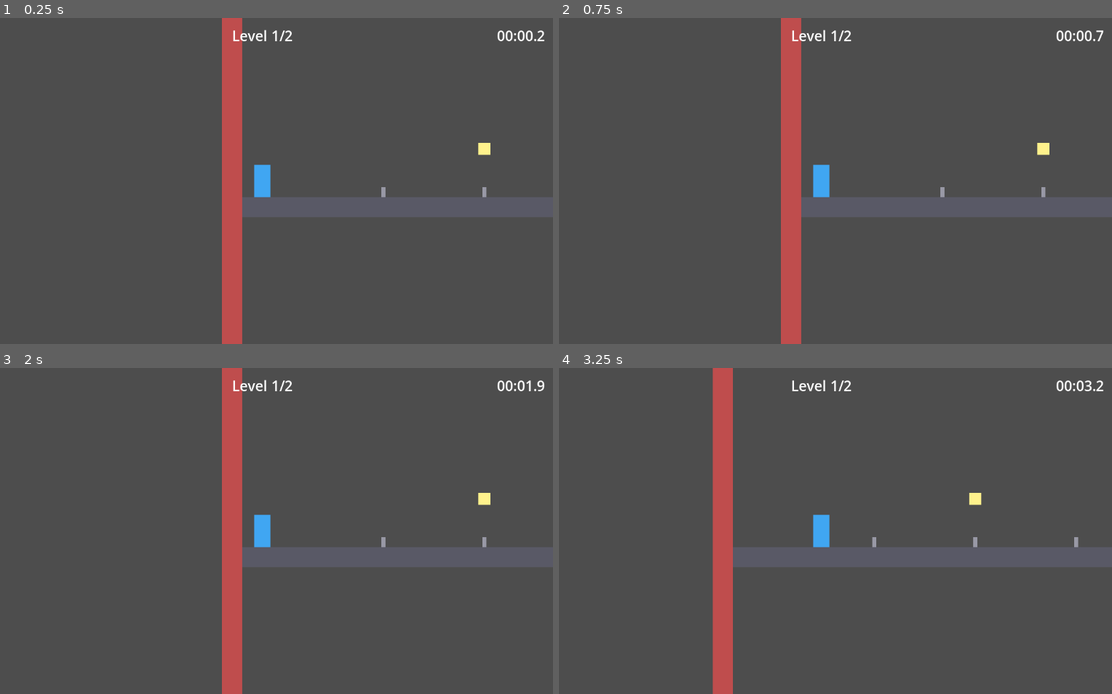
Above: before the commit, frames 1-4 (two rows, left to right).
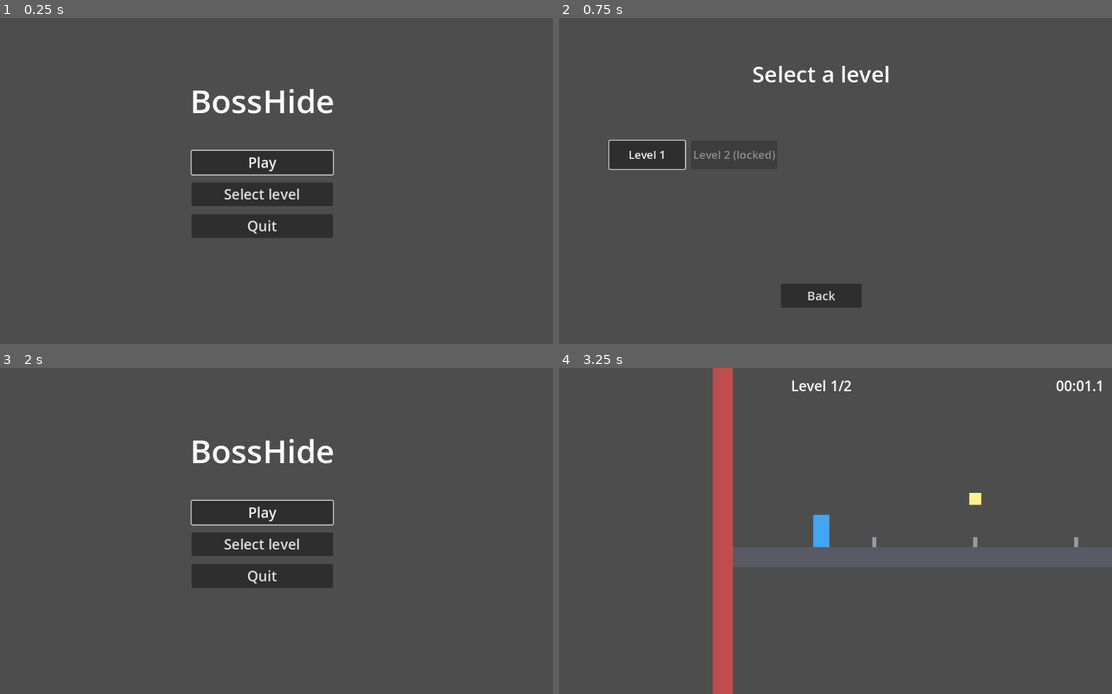
Above: after the commit, the same moments.

Repository: FaresCherif/bosshide
Game: Godot game, scene res://Game.tscn
Same seed, same stepped clock (60 frames per second), same inputs: the game is played once before the commit and once after it.
Inputs (mouse positions are in pixels of both pictures, inside the frame that each line leads up to):
- Up to frame 1 (0.25 s): no input
- Up to frame 2 (0.75 s): click (818, 194) at 0.5 s, where only the run after the commit has a clickable "Select level"
- Up to frame 3 (2 s): click (259, 645) at 1.25 s, where only the run after the commit has a clickable "Back"
- Up to frame 4 (3.25 s): click (818, 511) at 2 s, where only the run after the commit has a clickable "Play"; tap Enter (next_level) at 2.75 s; move the mouse to (951, 514) at 2.77 s; hold Right (move_right) from 2.78 s (still down); hold Enter (next_level) from 2.78 s (still down); click (951, 514) at 2.92 s

The runs differ from the first frame. In frame 1, 12% of the frame differs, in the area x 34-100%, y 0-100%; in frame 2, 10%; in frame 3, 12%; in frame 4, less than 0.1%.

Commit message:
add main menu and level select with session unlocks

Diff:
--- a/Game.tscn
+++ b/Game.tscn
@@ -9,6 +9,7 @@
 layer = 2
 
 [node name="Niveau" type="Label" parent="Interface"]
+visible = false
 anchors_preset = 5
 anchor_left = 0.5
 anchor_right = 0.5
@@ -32,3 +33,104 @@
 text = "All levels done!"
 horizontal_alignment = 1
 vertical_alignment = 1
+
+[node name="MenuPrincipal" type="Control" parent="Interface"]
+anchors_preset = 15
+anchor_right = 1.0
+anchor_bottom = 1.0
+grow_horizontal = 2
+grow_vertical = 2
+
+[node name="Titre" type="Label" parent="Interface/MenuPrincipal"]
+anchors_preset = 5
+anchor_left = 0.5
+anchor_right = 0.5
+offset_left = -300.0
+offset_top = 120.0
+offset_right = 300.0
+offset_bottom = 200.0
+grow_horizontal = 2
+theme_override_font_sizes/font_size = 64
+text = "BossHide"
+horizontal_alignment = 1
+
+[node name="Boutons" type="VBoxContainer" parent="Interface/MenuPrincipal"]
+anchors_preset = 8
+anchor_left = 0.5
+anchor_top = 0.5
+anchor_right = 0.5
+anchor_bottom = 0.5
+offset_left = -140.0
+offset_top = -60.0
+offset_right = 140.0
+offset_bottom = 120.0
+grow_horizontal = 2
+grow_vertical = 2
+theme_override_constants/separation = 16
+
+[node name="Jouer" type="Button" parent="Interface/MenuPrincipal/Boutons"]
+layout_mode = 2
+theme_override_font_sizes/font_size = 28
+text = "Play"
+
+[node name="Choisir" type="Button" parent="Interface/MenuPrincipal/Boutons"]
+layout_mode = 2
+theme_override_font_sizes/font_size = 28
+text = "Select level"
+
+[node name="Quitter" type="Button" parent="Interface/MenuPrincipal/Boutons"]
+layout_mode = 2
+theme_override_font_sizes/font_size = 28
+text = "Quit"
+
+[node name="Selecteur" type="Control" parent="Interface"]
+visible = false
+anchors_preset = 15
+anchor_right = 1.0
+anchor_bottom = 1.0
+grow_horizontal = 2
+grow_vertical = 2
+
+[node name="Titre" type="Label" parent="Interface/Selecteur"]
+anchors_preset = 5
+anchor_left = 0.5
+anchor_right = 0.5
+offset_left = -300.0
+offset_top = 80.0
+offset_right = 300.0
+offset_bottom = 140.0
+grow_horizontal = 2
+theme_override_font_sizes/font_size = 44
+text = "Select a level"
+horizontal_alignment = 1
+
+[node name="Niveaux" type="GridContainer" parent="Interface/Selecteur"]
+anchors_preset = 8
+anchor_left = 0.5
+anchor_top = 0.5
+anchor_right = 0.5
+anchor_bottom = 0.5
+offset_left = -420.0
+offset_top = -80.0
+offset_right = 420.0
+offset_bottom = 80.0
+grow_horizontal = 2
+grow_vertical = 2
+theme_override_constants/h_separation = 12
+theme_override_constants/v_separation = 12
+columns = 5
+
+[node name="Retour" type="Button" parent="Interface/Selecteur"]
+anchors_preset = 7
+anchor_left = 0.5
+anchor_top = 1.0
+anchor_right = 0.5
+anchor_bottom = 1.0
+offset_left = -80.0
+offset_top = -120.0
+offset_right = 80.0
+offset_bottom = -72.0
+grow_horizontal = 2
+grow_vertical = 0
+theme_override_font_sizes/font_size = 24
+text = "Back"
--- a/game/game.gd
+++ b/game/game.gd
@@ -1,42 +1,96 @@
 class_name Game
 extends Node
 
-# Charge les niveaux un par un et cumule leurs scores
+# Menu principal, selecteur de niveau, puis niveaux charges un par un avec leurs scores
+
+enum Screen { MENU, SELECTOR, LEVEL, END }
 
 const LEVELS := ["res://levels/level_01.tscn", "res://levels/level_02.tscn"]
 const LEVEL_NODE_NAME := "Niveau"
-const END_TEXT := "All levels done! Total score: %d\nPress R to play again"
+const END_TEXT := "All levels done! Total score: %d\nR: play again - Esc: level select"
 
 var _sequence := LevelSequence.new(LEVELS)
 var _level: Node = null
+var _screen := Screen.MENU
 
 @onready var _level_label: Label = $Interface/Niveau
 @onready var _end_screen: Label = $Interface/FinDuJeu
+@onready var _menu: Control = $Interface/MenuPrincipal
+@onready var _play_button: Button = $Interface/MenuPrincipal/Boutons/Jouer
+@onready var _select_button: Button = $Interface/MenuPrincipal/Boutons/Choisir
+@onready var _quit_button: Button = $Interface/MenuPrincipal/Boutons/Quitter
+@onready var _selector: Control = $Interface/Selecteur
+@onready var _level_buttons: GridContainer = $Interface/Selecteur/Niveaux
+@onready var _back_button: Button = $Interface/Selecteur/Retour
 
 
 func _ready() -> void:
-	_load_current_level()
+	_play_button.pressed.connect(_on_jouer_pressed)
+	_select_button.pressed.connect(_on_choisir_pressed)
+	_quit_button.pressed.connect(_on_quitter_pressed)
+	_back_button.pressed.connect(_on_retour_pressed)
+	for i in LEVELS.size():
+		var button := Button.new()
+		button.custom_minimum_size = Vector2(150, 56)
+		button.add_theme_font_size_override("font_size", 22)
+		button.pressed.connect(_on_level_button_pressed.bind(i + 1))
+		_level_buttons.add_child(button)
+	_show_menu()
 
 
 func _unhandled_input(event: InputEvent) -> void:
-	if _sequence.is_finished() and event.is_action_pressed("restart"):
-		_sequence.restart_all()
-		_load_current_level()
+	match _screen:
+		Screen.SELECTOR:
+			if event.is_action_pressed("ui_cancel"):
+				_show_menu()
+		Screen.END:
+			if event.is_action_pressed("restart"):
+				_sequence.restart_all()
+				_load_current_level()
+			elif event.is_action_pressed("ui_cancel"):
+				_show_selector()
+
+
+# Un seul ecran visible a la fois
+func _set_screen(screen: Screen) -> void:
+	_screen = screen
+	_menu.visible = screen == Screen.MENU
+	_selector.visible = screen == Screen.SELECTOR
+	_level_label.visible = screen == Screen.LEVEL
+	_end_screen.visible = screen == Screen.END
+
+
+func _show_menu() -> void:
+	_unload_level()
+	_set_screen(Screen.MENU)
+	_play_button.call_deferred("grab_focus")
+
+
+func _show_selector() -> void:
+	_unload_level()
+	_set_screen(Screen.SELECTOR)
+	for i in _level_buttons.get_child_count():
+		var button: Button = _level_buttons.get_child(i)
+		var unlocked := _sequence.is_unlocked(i + 1)
+		button.disabled = not unlocked
+		button.text = "Level %d" % (i + 1) if unlocked else "Level %d (locked)" % (i + 1)
+	_level_buttons.get_child(0).call_deferred("grab_focus")
 
 
 func _load_current_level() -> void:
 	_unload_level()
-	_end_screen.visible = _sequence.is_finished()
-	_level_label.visible = not _sequence.is_finished()
 	if _sequence.is_finished():
+		_set_screen(Screen.END)
 		_end_screen.text = END_TEXT % _sequence.total_score()
 		return
+	_set_screen(Screen.LEVEL)
 	var scene: PackedScene = load(_sequence.current_path())
 	_level = scene.instantiate()
 	_level.name = LEVEL_NODE_NAME
 	_level.succeeded.connect(_on_level_succeeded)
 	_level.restart_requested.connect(_on_level_restart_requested)
 	_level.next_requested.connect(_on_level_next_requested)
+	_level.menu_requested.connect(_on_level_menu_requested)
 	add_child(_level)
 	_level_label.text = "Level %d/%d" % [_sequence.level_number(), _sequence.level_count()]
 
@@ -50,6 +104,28 @@
 	_level = null
 
 
+func _on_jouer_pressed() -> void:
+	_sequence.select(1)
+	_load_current_level()
+
+
+func _on_choisir_pressed() -> void:
+	_show_selector()
+
+
+func _on_quitter_pressed() -> void:
+	get_tree().quit()
+
+
+func _on_retour_pressed() -> void:
+	_show_menu()
+
+
+func _on_level_button_pressed(number: int) -> void:
+	if _sequence.select(number):
+		_load_current_level()
+
+
 func _on_level_succeeded(score: int) -> void:
 	_sequence.record_score(score)
 
@@ -61,3 +137,7 @@
 func _on_level_next_requested() -> void:
 	_sequence.advance()
 	_load_current_level()
+
+
+func _on_level_menu_requested() -> void:
+	_show_selector()
--- a/game/level_sequence.gd
+++ b/game/level_sequence.gd
@@ -4,6 +4,8 @@
 var _paths: Array
 var _index := 0
 var _scores := {}
+# Deblocages de la session : rien n'est sauvegarde a la fermeture
+var _unlocked := 1
 
 
 func _init(paths: Array) -> void:
@@ -30,10 +32,28 @@
 	return _index >= _paths.size()
 
 
-# Rejouer un niveau remplace son score
+func unlocked_count() -> int:
+	return _unlocked
+
+
+func is_unlocked(number: int) -> bool:
+	return number >= 1 and number <= _unlocked
+
+
+# Choisit un niveau debloque (numero a partir de 1) comme niveau courant
+func select(number: int) -> bool:
+	if not is_unlocked(number):
+		return false
+	_index = number - 1
+	return true
+
+
+# Rejouer un niveau remplace son score ; une reussite debloque le niveau suivant
 func record_score(score: int) -> void:
-	if not is_finished():
-		_scores[_index] = score
+	if is_finished():
+		return
+	_scores[_index] = score
+	_unlocked = clampi(_index + 2, _unlocked, _paths.size())
 
 
 func total_score() -> int:
@@ -47,6 +67,7 @@
 	_index = mini(_index + 1, _paths.size())
 
 
+# Revient au niveau 1 et efface les scores, mais garde les deblocages
 func restart_all() -> void:
 	_index = 0
 	_scores.clear()
--- a/level/hud.tscn
+++ b/level/hud.tscn
@@ -11,7 +11,7 @@
 grow_vertical = 2
 theme_override_font_sizes/font_size = 40
 text = "Well done, you made it to the toilets!
-Enter: next level - R: play again"
+Enter: next level - R: play again - Esc: level select"
 horizontal_alignment = 1
 vertical_alignment = 1
 
@@ -24,7 +24,7 @@
 grow_vertical = 2
 theme_override_font_sizes/font_size = 40
 text = "Game over, the manager saw you!
-Press R to play again"
+R: play again - Esc: level select"
 horizontal_alignment = 1
 vertical_alignment = 1
 
--- a/level/level.gd
+++ b/level/level.gd
@@ -6,8 +6,9 @@
 signal succeeded(score: int)
 signal restart_requested
 signal next_requested
-
-const SUCCESS_TEXT := "Well done, you made it to the toilets!\nTime: %s - Score: %d\nEnter: next level - R: play again"
+signal menu_requested
+
+const SUCCESS_TEXT := "Well done, you made it to the toilets!\nTime: %s - Score: %d\nEnter: next level - R: play again - Esc: level select"
 
 var _progress := LevelProgress.new()
 var _door_key := DoorKey.new()
@@ -82,6 +83,8 @@
 		_quiz_input(event)
 	elif _door_code.is_keypad_open():
 		_keypad_input(event)
+	elif event.is_action_pressed("ui_cancel"):
+		menu_requested.emit()
 	elif event.is_action_pressed("restart") and _progress.can_restart():
 		restart_requested.emit()
 	elif event.is_action_pressed("next_level") and _progress.can_continue():
--- a/tests/unit/test_game.gd
+++ b/tests/unit/test_game.gd
@@ -6,6 +6,17 @@
 func _add_game() -> Node:
 	var scene: PackedScene = load(GAME_SCENE_PATH)
 	return add_child_autofree(scene.instantiate())
+
+
+# Appuie sur Play : le jeu demarre sur le menu, sans niveau charge
+func _add_game_playing() -> Node:
+	var game := _add_game()
+	_button(game, "MenuPrincipal/Boutons/Jouer").pressed.emit()
+	return game
+
+
+func _button(game: Node, path: String) -> Button:
+	return game.get_node("Interface/" + path)
 
 
 func _pressed(action: String) -> InputEventAction:
@@ -19,8 +30,8 @@
 	return game.get_node_or_null("Niveau")
 
 
-func test_le_jeu_demarre_au_premier_niveau() -> void:
-	var game := _add_game()
+func test_play_lance_le_premier_niveau() -> void:
+	var game := _add_game_playing()
 	var level := _level(game)
 	assert_not_null(level, "Le jeu doit charger un niveau")
 	assert_eq(level.scene_file_path, Game.LEVELS[0], "Le jeu doit commencer au niveau 1")
@@ -29,7 +40,7 @@
 
 
 func test_les_signaux_du_niveau_sont_connectes() -> void:
-	var game := _add_game()
+	var game := _add_game_playing()
 	var level := _level(game)
 	assert_true(level.succeeded.is_connected(game._on_level_succeeded), "La reussite doit prevenir le jeu")
 	assert_true(level.restart_requested.is_connected(game._on_level_restart_requested), "La relance doit prevenir le jeu")
@@ -37,7 +48,7 @@
 
 
 func test_le_niveau_suivant_est_charge() -> void:
-	var game := _add_game()
+	var game := _add_game_playing()
 	_level(game).next_requested.emit()
 	var level := _level(game)
 	assert_eq(level.scene_file_path, Game.LEVELS[1], "Le niveau 2 doit etre charge")
@@ -46,7 +57,7 @@
 
 
 func test_relancer_recharge_le_meme_niveau() -> void:
-	var game := _add_game()
+	var game := _add_game_playing()
 	var old_level := _level(game)
 	old_level.restart_requested.emit()
 	var level := _level(game)
@@ -62,7 +73,7 @@
 
 
 func test_apres_le_dernier_niveau_l_ecran_de_fin_affiche_le_total() -> void:
-	var game := _add_game()
+	var game := _add_game_playing()
 	_finish_all_levels(game, 300)
 
 	var end_screen: Label = game.get_node("Interface/FinDuJeu")
@@ -72,7 +83,7 @@
 
 
 func test_r_sur_l_ecran_de_fin_revient_au_premier_niveau() -> void:
-	var game := _add_game()
+	var game := _add_game_playing()
 	_finish_all_levels(game, 300)
 
 	game._unhandled_input(_pressed("restart"))
@@ -82,7 +93,120 @@
 
 
 func test_r_pendant_le_jeu_n_est_pas_gere_par_le_jeu() -> void:
-	var game := _add_game()
+	var game := _add_game_playing()
 	var level := _level(game)
 	game._unhandled_input(_pressed("restart"))
 	assert_eq(_level(game), level, "Pendant un niveau, R est gere par le niveau")
+
+
+func _screen(game: Node, screen_name: String) -> Control:
+	return game.get_node("Interface/" + screen_name)
+
+
+func _level_button(game: Node, number: int) -> Button:
+	return game.get_node("Interface/Selecteur/Niveaux").get_child(number - 1)
+
+
+func _open_selector(game: Node) -> void:
+	_button(game, "MenuPrincipal/Boutons/Choisir").pressed.emit()
+
+
+func test_au_lancement_le_menu_est_affiche() -> void:
+	var game := _add_game()
+	await wait_frames(1)
+	assert_true(_screen(game, "MenuPrincipal").visible, "Le menu doit s'afficher au lancement")
+	assert_false(_screen(game, "Selecteur").visible, "Le selecteur doit etre cache")
+	assert_false(game.get_node("Interface/Niveau").visible, "Le numero de niveau doit etre cache")
+	assert_null(_level(game), "Aucun niveau ne doit etre charge")
+	assert_eq(game.get_viewport().gui_get_focus_owner(), _button(game, "MenuPrincipal/Boutons/Jouer"), "Play doit avoir le focus")
+	assert_eq(game.get_node("Interface/MenuPrincipal/Titre").text, "BossHide")
+
+
+func test_les_signaux_des_boutons_sont_connectes() -> void:
+	var game := _add_game()
+	assert_true(_button(game, "MenuPrincipal/Boutons/Jouer").pressed.is_connected(game._on_jouer_pressed))
+	assert_true(_button(game, "MenuPrincipal/Boutons/Choisir").pressed.is_connected(game._on_choisir_pressed))
+	assert_true(_button(game, "MenuPrincipal/Boutons/Quitter").pressed.is_connected(game._on_quitter_pressed))
+	assert_true(_button(game, "Selecteur/Retour").pressed.is_connected(game._on_retour_pressed))
+
+
+func test_le_signal_menu_du_niveau_est_connecte() -> void:
+	var game := _add_game_playing()
+	assert_true(_level(game).menu_requested.is_connected(game._on_level_menu_requested), "Echap dans le niveau doit prevenir le jeu")
+
+
+func test_play_cache_le_menu() -> void:
+	var game := _add_game_playing()
+	assert_false(_screen(game, "MenuPrincipal").visible, "Le menu doit se cacher en jeu")
+	assert_true(game.get_node("Interface/Niveau").visible, "Le numero de niveau doit s'afficher en jeu")
+
+
+func test_le_selecteur_propose_seulement_le_niveau_1_au_depart() -> void:
+	var game := _add_game()
+	_open_selector(game)
+
+	assert_true(_screen(game, "Selecteur").visible, "Le selecteur doit s'ouvrir")
+	assert_false(_screen(game, "MenuPrincipal").visible, "Le menu doit se cacher")
+	assert_eq(game.get_node("Interface/Selecteur/Niveaux").get_child_count(), Game.LEVELS.size(), "Un bouton par niveau")
+	assert_false(_level_button(game, 1).disabled, "Le niveau 1 doit etre jouable")
+	assert_eq(_level_button(game, 1).text, "Level 1")
+	assert_true(_level_button(game, 2).disabled, "Le niveau 2 doit etre verrouille")
+	assert_string_contains(_level_button(game, 2).text, "locked")
+
+
+func test_back_revient_au_menu() -> void:
+	var game := _add_game()
+	_open_selector(game)
+	_button(game, "Selecteur/Retour").pressed.emit()
+	assert_true(_screen(game, "MenuPrincipal").visible, "Back doit revenir au menu")
+	assert_false(_screen(game, "Selecteur").visible, "Le selecteur doit se cacher")
+
+
+func test_echap_dans_le_selecteur_revient_au_menu() -> void:
+	var game := _add_game()
+	_open_selector(game)
+	game._unhandled_input(_pressed("ui_cancel"))
+	assert_true(_screen(game, "MenuPrincipal").visible, "Echap doit revenir au menu")
+
+
+func test_un_bouton_de_niveau_charge_ce_niveau() -> void:
+	var game := _add_game()
+	_open_selector(game)
+	_level_button(game, 1).pressed.emit()
+	assert_eq(_level(game).scene_file_path, Game.LEVELS[0], "Le niveau choisi doit etre charge")
+	assert_false(_screen(game, "Selecteur").visible, "Le selecteur doit se cacher en jeu")
+
+
+func test_echap_dans_un_niveau_ramene_au_selecteur() -> void:
+	var game := _add_game_playing()
+	_level(game).menu_requested.emit()
+	assert_null(_level(game), "Le niveau doit etre decharge")
+	assert_true(_screen(game, "Selecteur").visible, "Le selecteur doit s'ouvrir")
+	assert_false(game.get_node("Interface/Niveau").visible, "Le numero de niveau doit se cacher")
+
+
+func test_reussir_le_niveau_1_debloque_le_niveau_2() -> void:
+	var game := _add_game_playing()
+	_level(game).succeeded.emit(500)
+	_level(game).menu_requested.emit()
+
+	assert_false(_level_button(game, 2).disabled, "Le niveau 2 doit etre debloque")
+	assert_eq(_level_button(game, 2).text, "Level 2")
+	_level_button(game, 2).pressed.emit()
+	assert_eq(_level(game).scene_file_path, Game.LEVELS[1], "Le niveau 2 doit etre charge")
+
+
+func test_echap_sur_l_ecran_de_fin_ouvre_le_selecteur() -> void:
+	var game := _add_game_playing()
+	_finish_all_levels(game, 300)
+
+	game._unhandled_input(_pressed("ui_cancel"))
+
+	assert_false(game.get_node("Interface/FinDuJeu").visible, "L'ecran de fin doit se cacher")
+	assert_true(_screen(game, "Selecteur").visible, "Le selecteur doit s'ouvrir")
+
+
+func test_l_ecran_de_fin_mentionne_echap() -> void:
+	var game := _add_game_playing()
+	_finish_all_levels(game, 300)
+	assert_string_contains(game.get_node("Interface/FinDuJeu").text, "Esc")
--- a/tests/unit/test_level.gd
+++ b/tests/unit/test_level.gd
@@ -944,3 +944,48 @@
 	level._unhandled_input(_pressed("next_level"))
 
 	assert_signal_not_emitted(level, "next_requested", "Un echec ne doit pas mener au niveau suivant")
+
+
+func test_echap_pendant_le_jeu_demande_le_menu() -> void:
+	var level: Node = add_child_autofree(_load_level())
+	watch_signals(level)
+	level._unhandled_input(_pressed("ui_cancel"))
+	assert_signal_emitted(level, "menu_requested", "Echap doit ramener au selecteur")
+
+
+func test_echap_apres_un_game_over_demande_le_menu() -> void:
+	var level: Node = add_child_autofree(_load_level())
+	watch_signals(level)
+	level.get_node("Player").position = level.get_node("Manager").position + LEFT_SECTOR_OFFSET
+	await wait_physics_frames(5)
+
+	level._unhandled_input(_pressed("ui_cancel"))
+
+	assert_signal_emitted(level, "menu_requested", "Echap apres un game over doit ramener au selecteur")
+
+
+func test_echap_pendant_le_digicode_ferme_seulement_le_panneau() -> void:
+	var level: Node = add_child_autofree(_load_level())
+	await _open_keypad(level)
+	watch_signals(level)
+
+	level._unhandled_input(_pressed("ui_cancel"))
+
+	assert_false(level.get_node("Interface/Digicode").visible, "Echap doit fermer le panneau")
+	assert_signal_not_emitted(level, "menu_requested", "Echap ne doit pas quitter le niveau pendant le digicode")
+
+
+func test_echap_pendant_la_question_est_ignore() -> void:
+	var level: Node = add_child_autofree(_load_level())
+	await _start_talk(level)
+	watch_signals(level)
+
+	level._unhandled_input(_pressed("ui_cancel"))
+
+	assert_signal_not_emitted(level, "menu_requested", "Echap ne doit pas quitter le niveau pendant la question")
+
+
+func test_les_messages_de_fin_mentionnent_echap() -> void:
+	var level := _instantiate_level()
+	assert_string_contains(level.get_node("Interface/MessageGameOver").text, "Esc")
+	assert_string_contains(level.SUCCESS_TEXT, "Esc")
--- a/tests/unit/test_level_sequence.gd
+++ b/tests/unit/test_level_sequence.gd
@@ -60,3 +60,50 @@
 	assert_eq(sequence.level_number(), 1, "On doit revenir au premier niveau")
 	assert_false(sequence.is_finished(), "Le jeu doit reprendre")
 	assert_eq(sequence.total_score(), 0, "Les scores doivent etre effaces")
+
+
+func test_au_depart_seul_le_premier_niveau_est_debloque() -> void:
+	var sequence := LevelSequence.new(PATHS)
+	assert_eq(sequence.unlocked_count(), 1)
+	assert_true(sequence.is_unlocked(1), "Le niveau 1 doit etre debloque")
+	assert_false(sequence.is_unlocked(2), "Le niveau 2 doit etre verrouille")
+
+
+func test_un_score_debloque_le_niveau_suivant() -> void:
+	var sequence := LevelSequence.new(PATHS)
+	sequence.record_score(500)
+	assert_true(sequence.is_unlocked(2), "Reussir le niveau 1 doit debloquer le 2")
+	assert_false(sequence.is_unlocked(3), "Le niveau 3 doit rester verrouille")
+
+
+func test_le_dernier_niveau_ne_debloque_rien_au_dela() -> void:
+	var sequence := LevelSequence.new(PATHS)
+	for i in PATHS.size():
+		sequence.record_score(100)
+		sequence.advance()
+	assert_eq(sequence.unlocked_count(), PATHS.size(), "On ne peut pas debloquer plus de niveaux qu'il n'y en a")
+
+
+func test_choisir_un_niveau_verrouille_est_refuse() -> void:
+	var sequence := LevelSequence.new(PATHS)
+	assert_false(sequence.select(2), "Un niveau verrouille ne doit pas etre choisi")
+	assert_false(sequence.select(0), "Le niveau 0 n'existe pas")
+	assert_false(sequence.select(4), "Le niveau 4 n'existe pas")
+	assert_eq(sequence.level_number(), 1, "Le niveau courant ne doit pas changer")
+
+
+func test_choisir_un_niveau_debloque_le_rend_courant() -> void:
+	var sequence := LevelSequence.new(PATHS)
+	sequence.record_score(500)
+	for i in PATHS.size():
+		sequence.advance()
+	assert_true(sequence.select(2), "Un niveau debloque doit pouvoir etre choisi")
+	assert_eq(sequence.current_path(), PATHS[1], "Le niveau choisi doit devenir le courant")
+	assert_false(sequence.is_finished(), "Choisir un niveau doit reprendre le jeu")
+
+
+func test_recommencer_garde_les_niveaux_debloques() -> void:
+	var sequence := LevelSequence.new(PATHS)
+	sequence.record_score(500)
+	sequence.restart_all()
+	assert_true(sequence.is_unlocked(2), "Les deblocages doivent durer toute la session")
Not shown, changed: CLAUDE.md
Not shown, changed: ROADMAP.md
